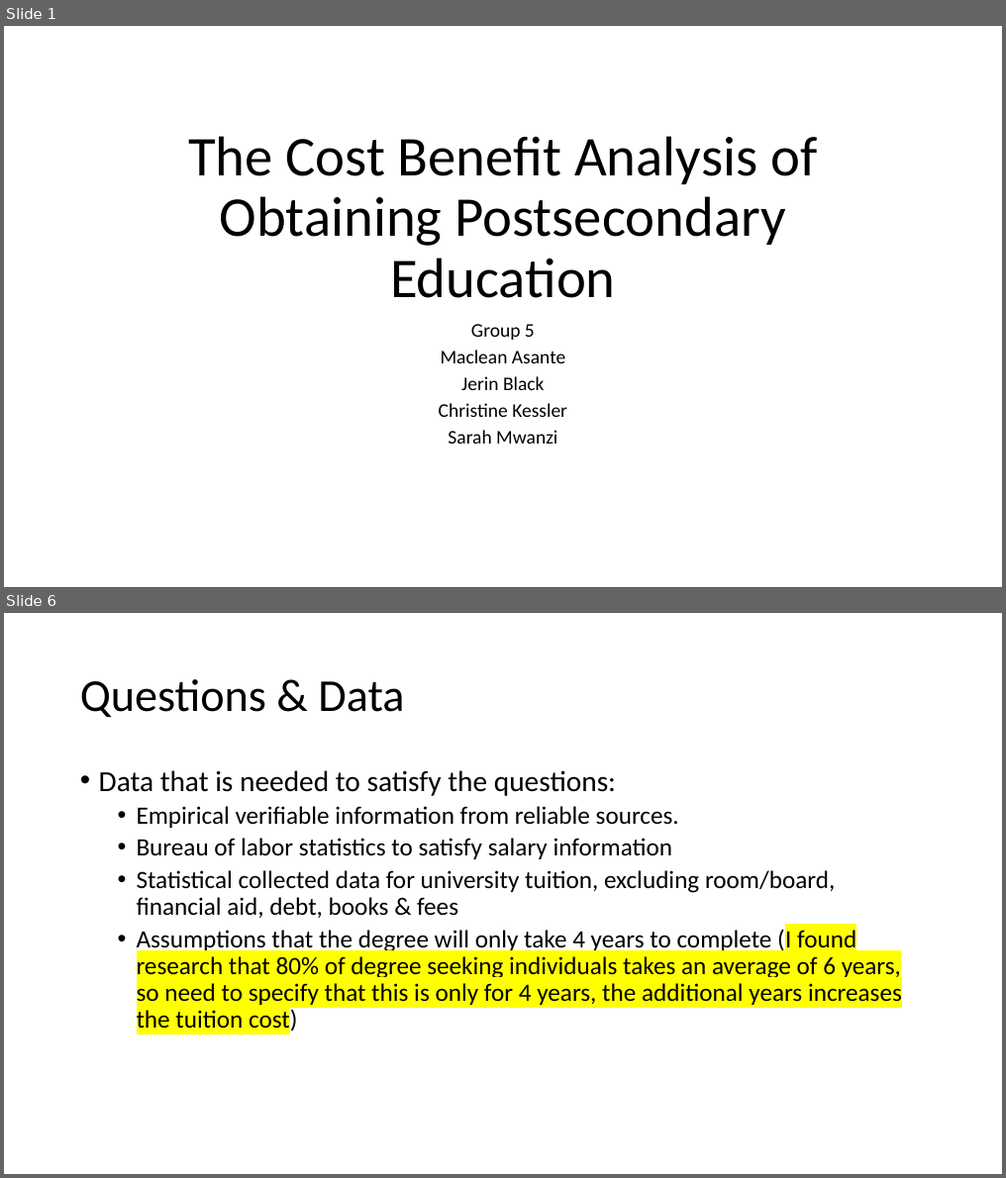
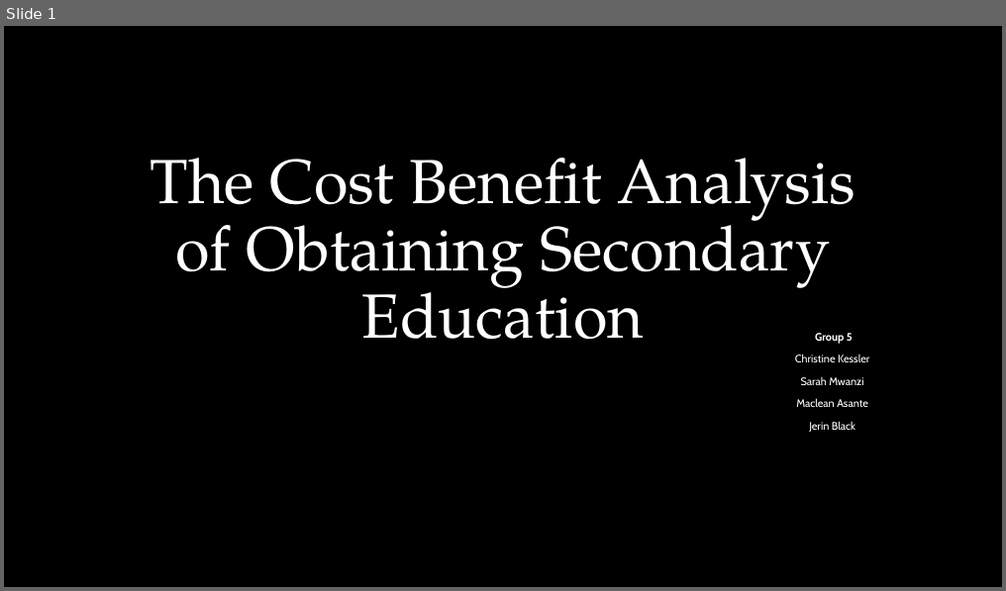
Before and after one commit to clkessler220/project-1-team-5, a slide deck: The Cost Benefit Analysis of Obtaining Postsecondary Eduction.pptx. Shown one above the other, each under a label of ours: slides 1 and 6 before the commit, slide 1 after it; the slides between them are not shown. The pictures are 1006x1178 and 1006x591 pixels, drawn with LibreOffice and Linux fonts; fonts in the diff are those of the drawing; background and template pictures are left out. Boxes give left, top, right and bottom in pixels: in the first picture for what was removed or moved away, otherwise in the second. Text is boxed around its words. In the diff, an @@ line names an element or a change of style, - is before the commit and + after.

```diff
--- a/The Cost Benefit Analysis of Obtaining Postsecondary Eduction.pptx
+++ b/The Cost Benefit Analysis of Obtaining Postsecondary Eduction.pptx
@@ slide 6 removed at box(4, 613, 1002, 1174), background #FFFFFF @@
@@ title removed at box(80, 679, 404, 717) @@
-Questions & Data
@@ text removed at box(99, 770, 902, 1035) @@
-• Data that is needed to satisfy the questions:
-  • Empirical verifiable information from reliable sources.
-  • Bureau of labor statistics to satisfy salary information
-  • Statistical collected data for university tuition, excluding room/board, financial aid, debt, books & fees
-  • Assumptions that the degree will only take 4 years to complete (I found research that 80% of degree seeking individuals takes an average of 6 years, so need to specify that this is only for 4 years, the additional years increases the tuition cost)
@@ slide 1 changed as well @@
@@ background #FFFFFF to picture (left out) @@
@@ title at box(151, 158, 856, 340): text changed; size 54 to 60 pt; font Calibri to TeX Gyre Pagella; text colour #000000 to #FFFFFF @@
-The Cost Benefit Analysis of Obtaining Postsecondary Education
+The Cost Benefit Analysis of Obtaining Secondary Education
@@ subtitle "Group 5": place and size @@
-subtitle "Group 5" at box(439, 324, 567, 444)
+subtitle "Group 5" at box(795, 333, 869, 432)
@@ subtitle at box(796, 333, 868, 432): size 18.6 to 10.5 pt, font Calibri to Cabin, text colour #000000 to #FFFFFF in "Group 5", "Maclean Asante", "Jerin Black"; bold on in "Group 5"; line spacing 0.7 to 0.9 @@
@@ subtitle at box(795, 354, 869, 385): paragraphs added @@
+Christine Kessler
+Sarah Mwanzi
@@ subtitle at box(439, 403, 567, 444): paragraphs removed @@
-Christine Kessler
-Sarah Mwanzi
```
Also in this commit, not shown: 2 other slides changed, 6 slides added, 4 other slides removed.
